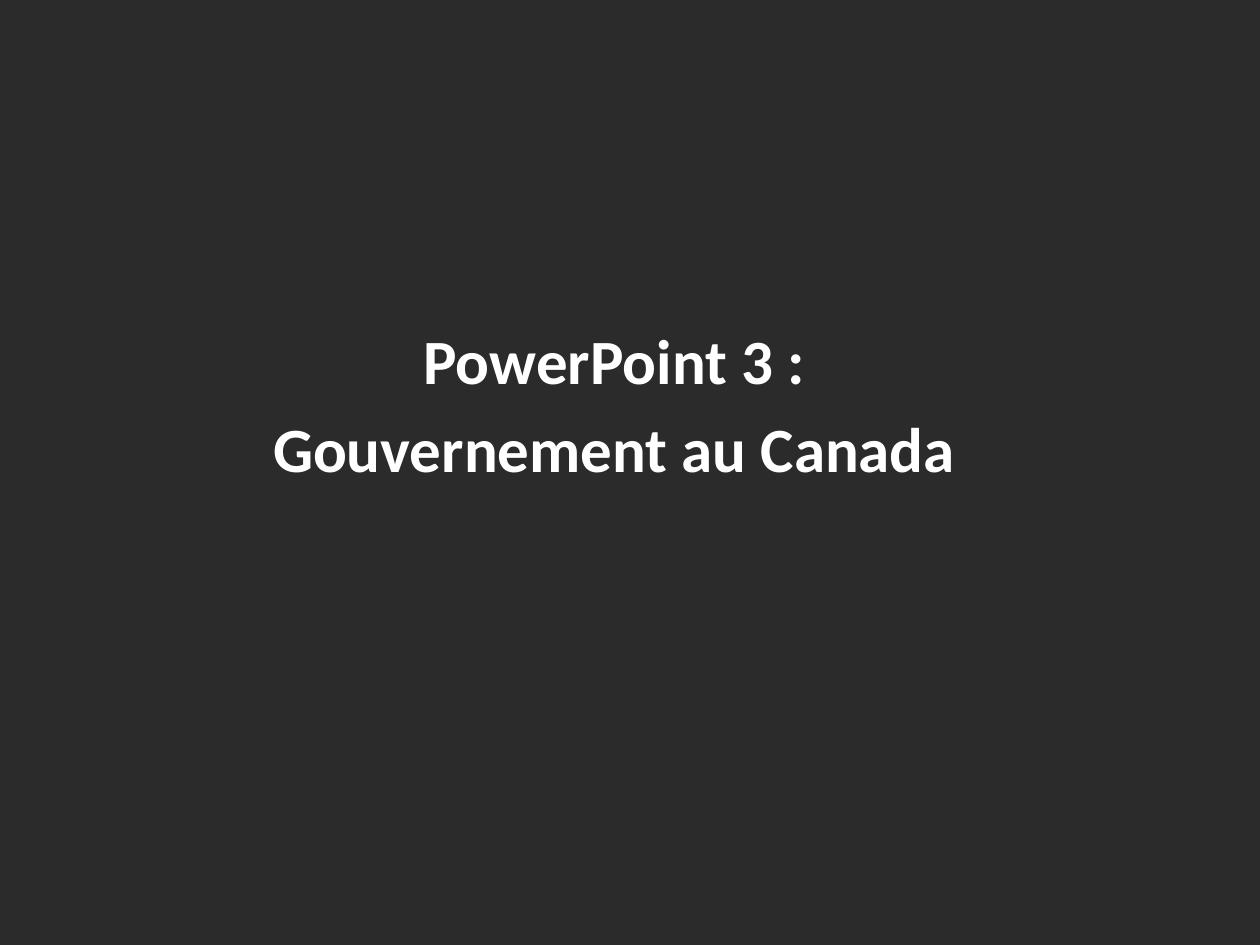
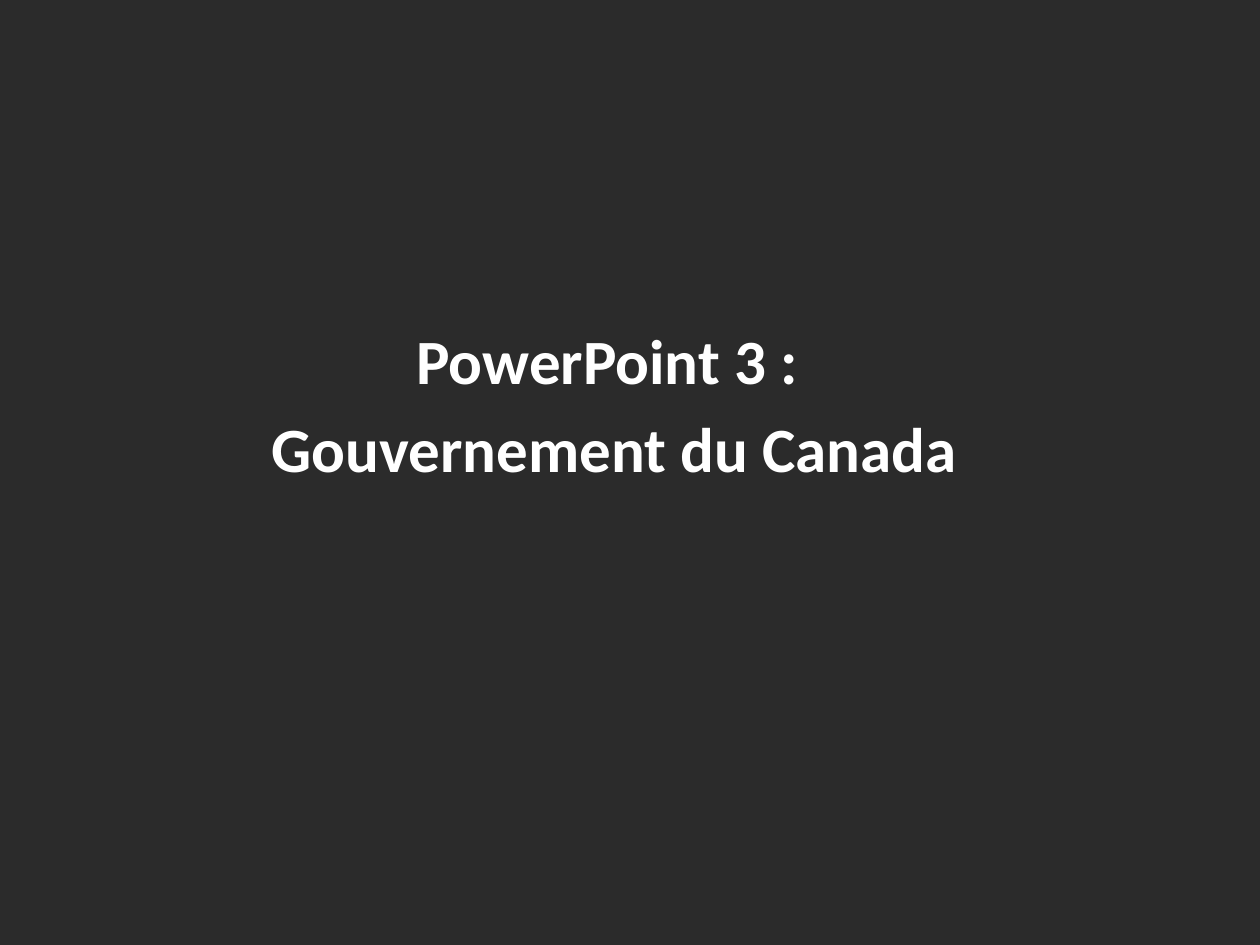
Before and after one commit to haomengqi00709/TranslationAPP, a slide deck: slide 1 of Output_ppt/PPT-3-Government-in-Canada1 (1)_fr_new_layout.pptx. Drawn at 1260x945 pixels with LibreOffice and Linux fonts; fonts in the diff are those of the drawing; background and template pictures are left out; a plain dark background stands for a picture behind light text. Boxes give left, top, right and bottom in pixels: in the first picture for what was removed or moved away, otherwise in the second. Text is boxed around its words. In the diff, an @@ line names an element or a change of style, - is before the commit and + after.

```diff
--- a/Output_ppt/PPT-3-Government-in-Canada1 (1)_fr_new_layout.pptx
+++ b/Output_ppt/PPT-3-Government-in-Canada1 (1)_fr_new_layout.pptx
@@ subtitle at [272,427,956,473]: text changed @@
-Gouvernement au Canada
+Gouvernement du Canada
```
Also in this commit, not shown: 2 other slides changed, 7 slides added, 21 other files.
